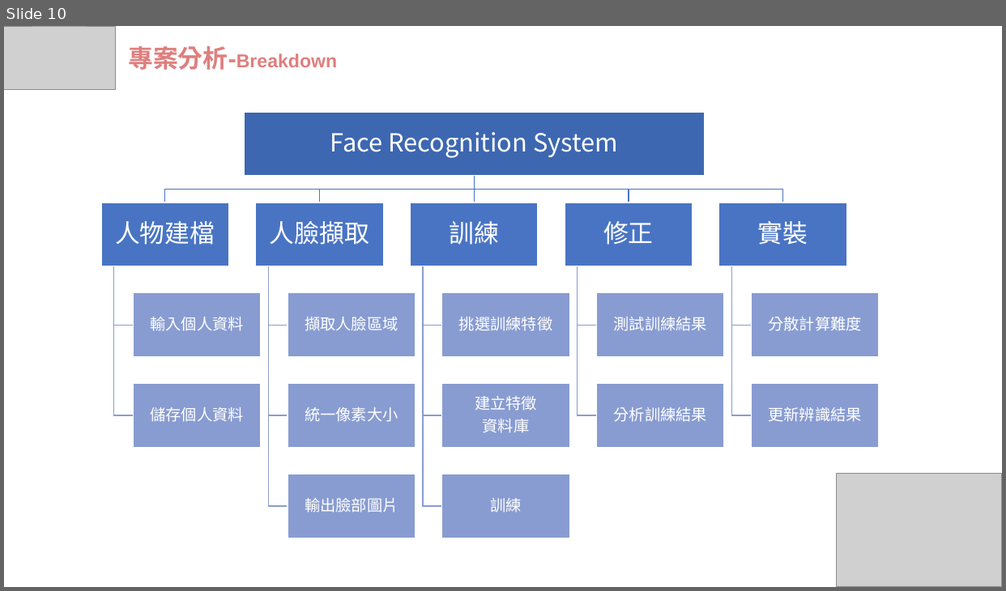
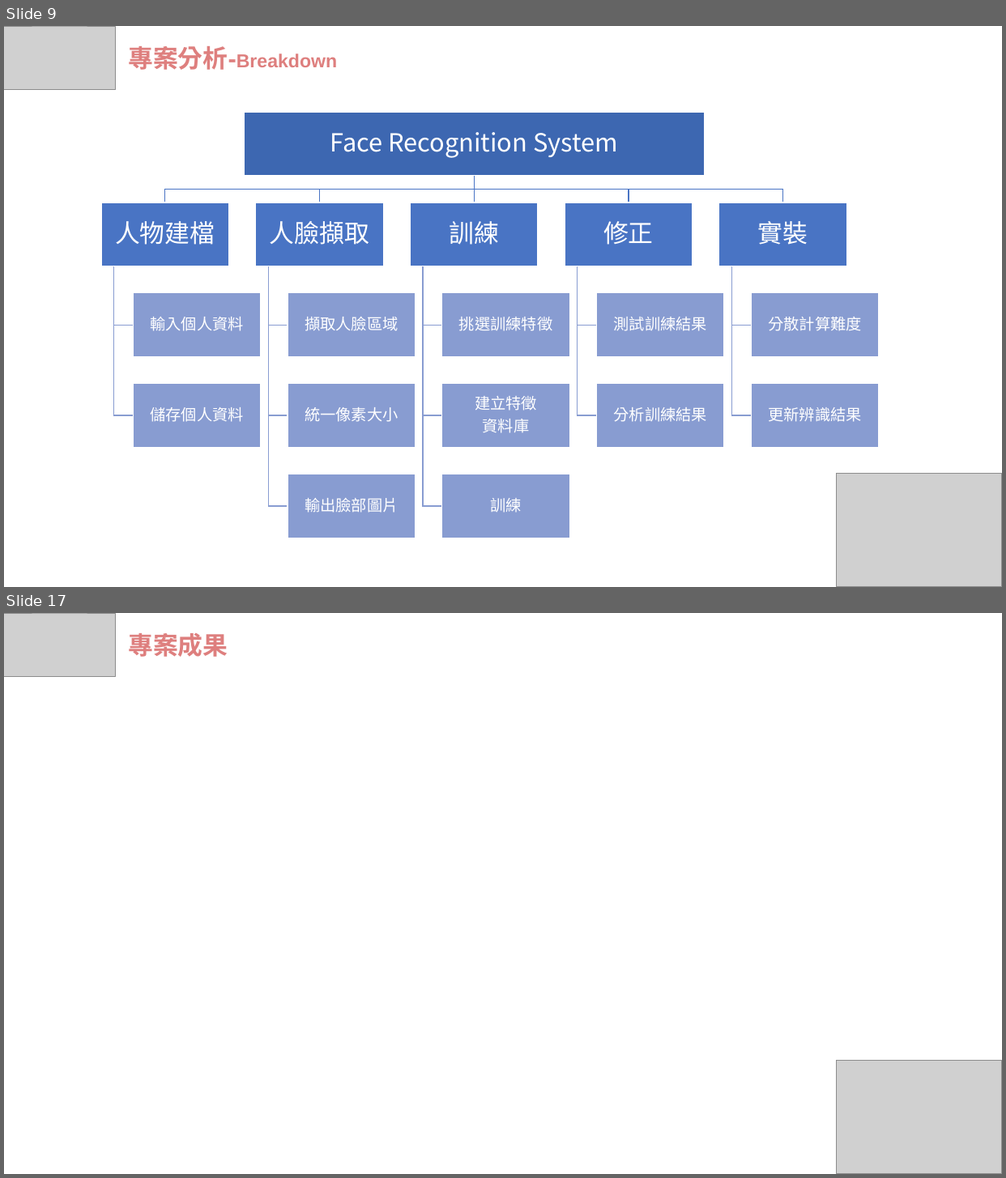
Before and after one commit to wasteee/Embedded-Image-Processing-final, a slide deck: IP_FRS.pptx. Shown one above the other, each under a label of ours: slide 10 before the commit, slides 9 and 17 after it; the slides between them are not shown. The pictures are 1006x591 and 1006x1178 pixels, drawn with LibreOffice and Linux fonts; fonts in the diff are those of the drawing; grey boxes stand for pictures. Boxes give left, top, right and bottom in pixels: in the first picture for what was removed or moved away, otherwise in the second. Text is boxed around its words. In the diff, an @@ line names an element or a change of style, - is before the commit and + after.

```diff
--- a/IP_FRS.pptx
+++ b/IP_FRS.pptx
@@ slide 17 added at [4,613,1002,1174], background #FFFFFF @@
@@ picture added at [4,613,116,677] @@
@@ text added at [128,633,228,657], 24 pt, text #DE7F7E, bold @@
+專案成果
@@ picture added at [837,1061,1002,1174] @@
@@ what was slide 10 is now slide 9 @@
```
Also in this commit, not shown: 9 slides changed, 9 other slides added, 1 slide removed.
